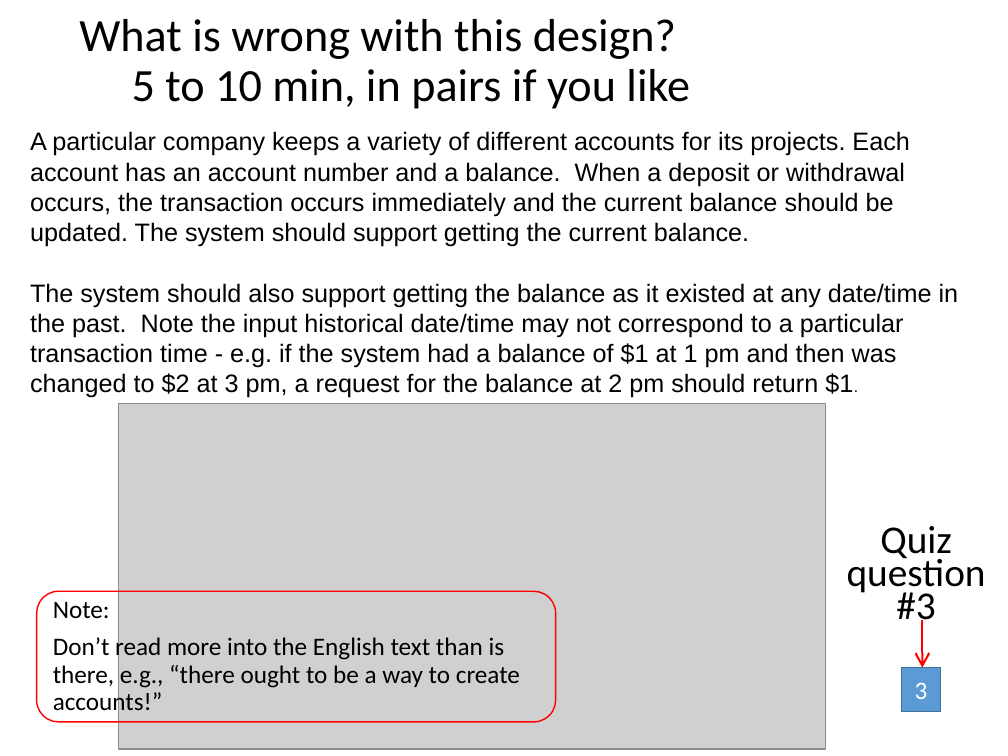
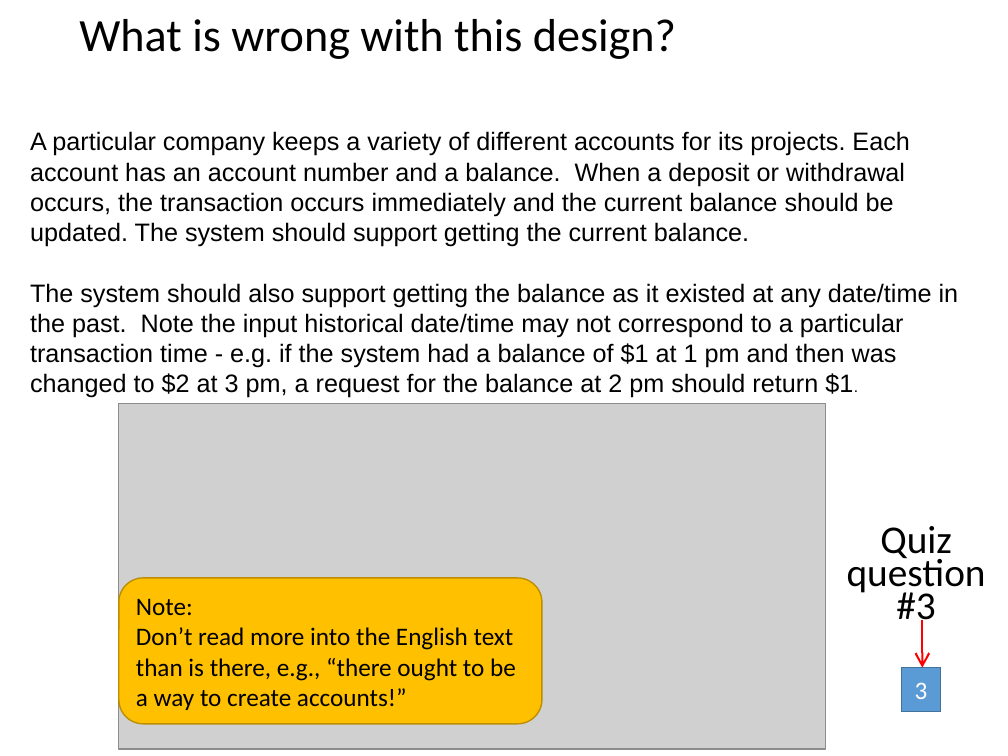
Before and after one commit to RHIT-CSSE/csse220, a slide deck: slide 21 of ClassMaterials/SETechniques/Slides/SoftwareEngineeringTechniques.pptx (slide 20 before the commit). Drawn at 1008x756 pixels with LibreOffice and Linux fonts; fonts in the diff are those of the drawing; grey boxes stand for pictures. Boxes give left, top, right and bottom in pixels: in the first picture for what was removed or moved away, otherwise in the second. Text is boxed around its words. In the diff, an @@ line names an element or a change of style, - is before the commit and + after.

```diff
--- a/ClassMaterials/SETechniques/Slides/SoftwareEngineeringTechniques.pptx
+++ b/ClassMaterials/SETechniques/Slides/SoftwareEngineeringTechniques.pptx
@@ title at [79,19,676,59]: text changed @@
-What is wrong with this design?
-5 to 10 min, in pairs if you like
+What is wrong with this design?
@@ rounded rectangle removed at [36,592,555,723] @@
@@ rounded rectangle "Note:": place and size @@
-rounded rectangle "Note:" at [53,601,520,716]
+rounded rectangle "Note:" at [119,578,542,724]
@@ rounded rectangle "Note:" at [119,578,542,724]: line spacing 0.9 to 1; less space between paragraphs; vertical alignment top to middle; fill none to #FFC000; outline none to #BD8E00 1 pt @@
```
Also in this commit, not shown: 16 other slides changed, 6 slides added, 1 other file.
